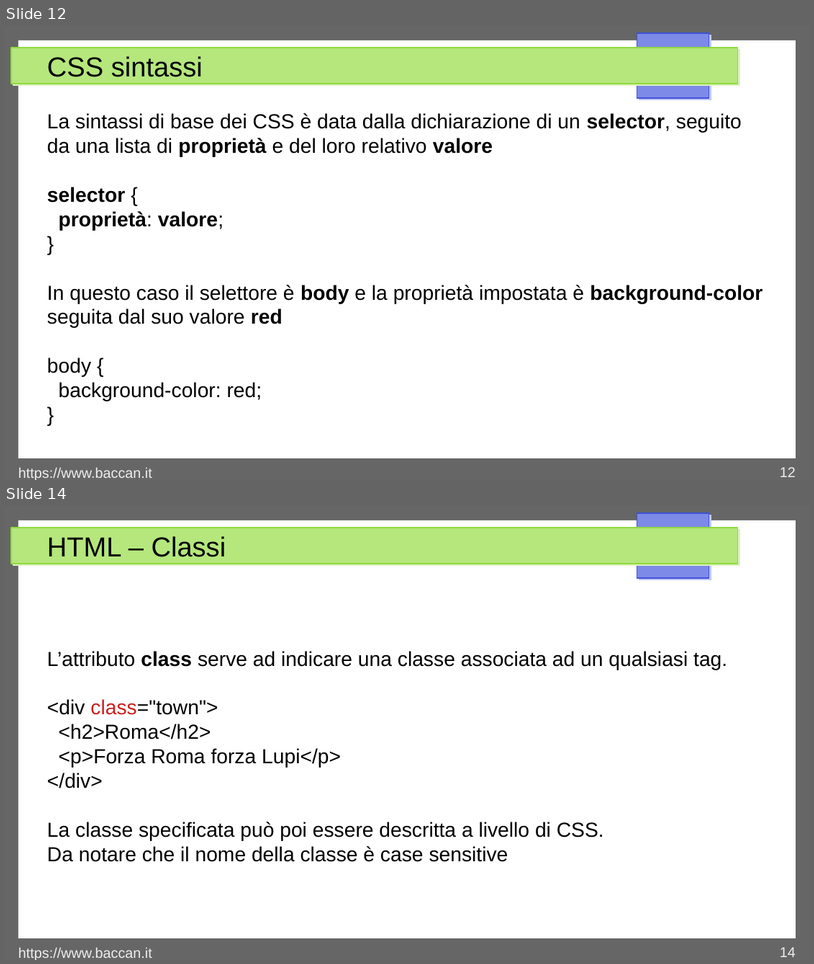
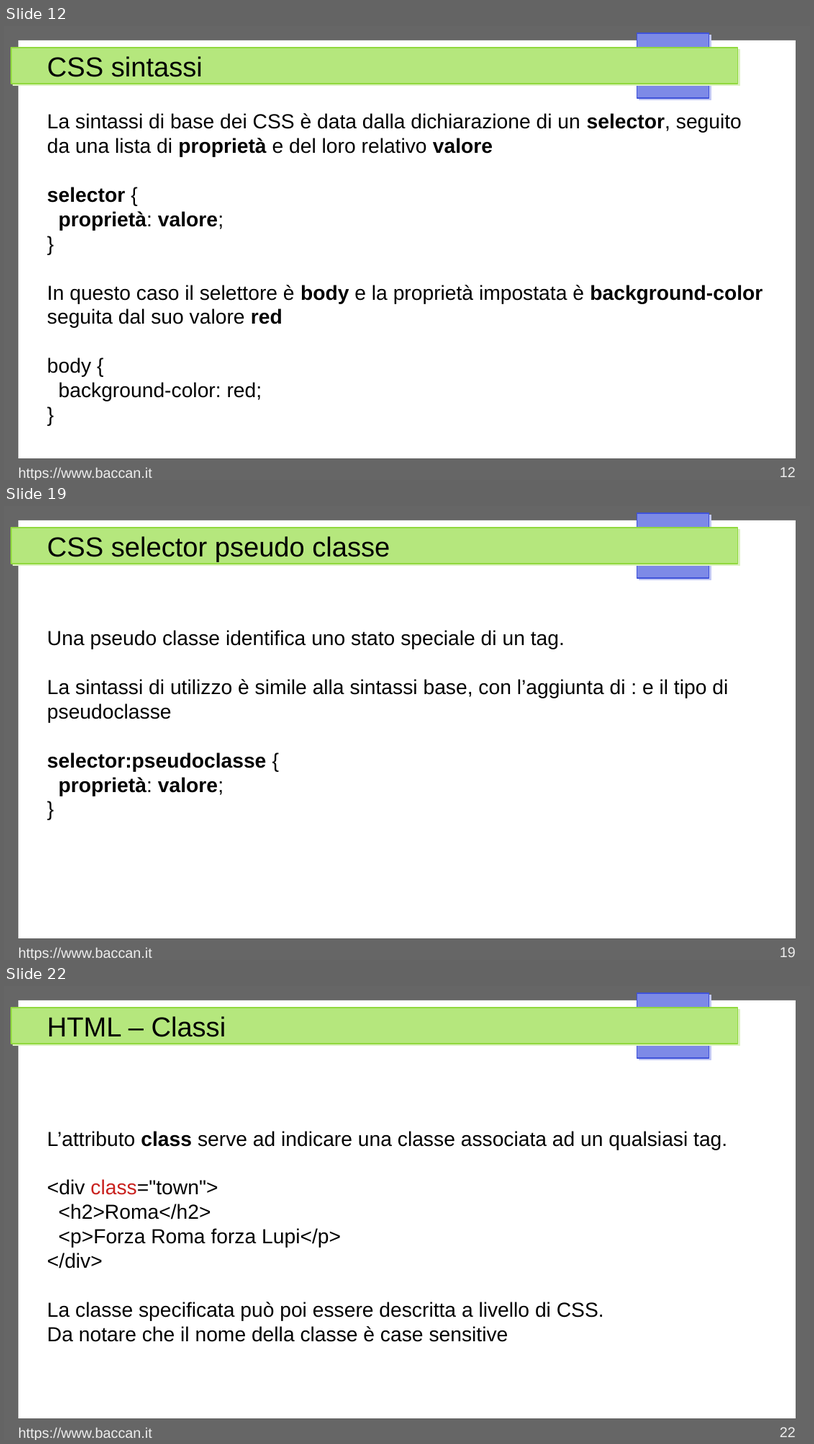
Before and after one commit to matteobaccan/CorsoCSS, a slide deck: Chapter_css.odp. Shown one above the other, each under a label of ours: slides 12 and 14 before the commit, slides 12, 19 and 22 after it; the slides between them are not shown. The pictures are 814x964 and 814x1444 pixels, drawn with LibreOffice and Linux fonts; fonts in the diff are those of the drawing. Boxes give left, top, right and bottom in pixels: in the first picture for what was removed or moved away, otherwise in the second. Text is boxed around its words. In the diff, an @@ line names an element or a change of style, - is before the commit and + after.

Commit message:
I selector

```diff
--- a/Chapter_css.odp
+++ b/Chapter_css.odp
@@ slide 19 added at <box>4,506,810,960</box>, background #FFFFFF; not listed: 4 template elements that a slide beside it also shows @@
@@ title added at <box>47,536,390,562</box>, 27 pt, text #000000 @@
+CSS selector pseudo classe
@@ text added at <box>47,630,728,795</box>, 20 pt, text #000000 @@
+Una pseudo classe identifica uno stato speciale di un tag.
+La sintassi di utilizzo è simile alla sintassi base, con l’aggiunta di : e il tipo di pseudoclasse
+selector:pseudoclasse {
+proprietà: valore;
+}
@@ text added at <box>18,947,152,960</box>, 14 pt, text #EEEEEE @@
+https://www.baccan.it
@@ page number added at <box>780,947,796,957</box>, 14 pt, text #EEEEEE @@
+19
@@ what was slide 14 is now slide 22 @@
@@ page number at <box>780,1427,796,1437</box>: text changed @@
-14
+22
```
Also in this commit, not shown: 1 slide changed, 7 other slides added, 5 other files.
